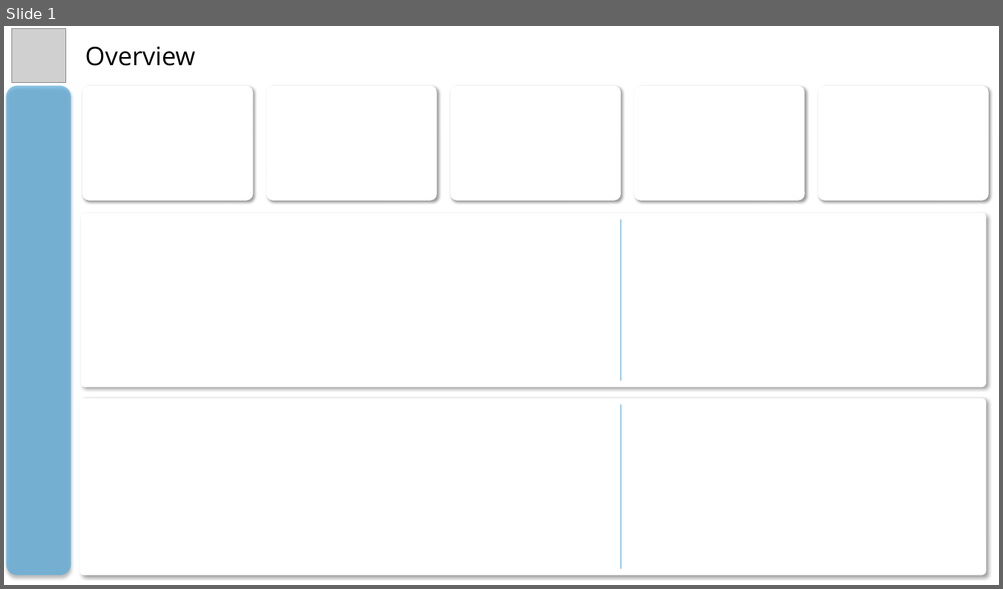
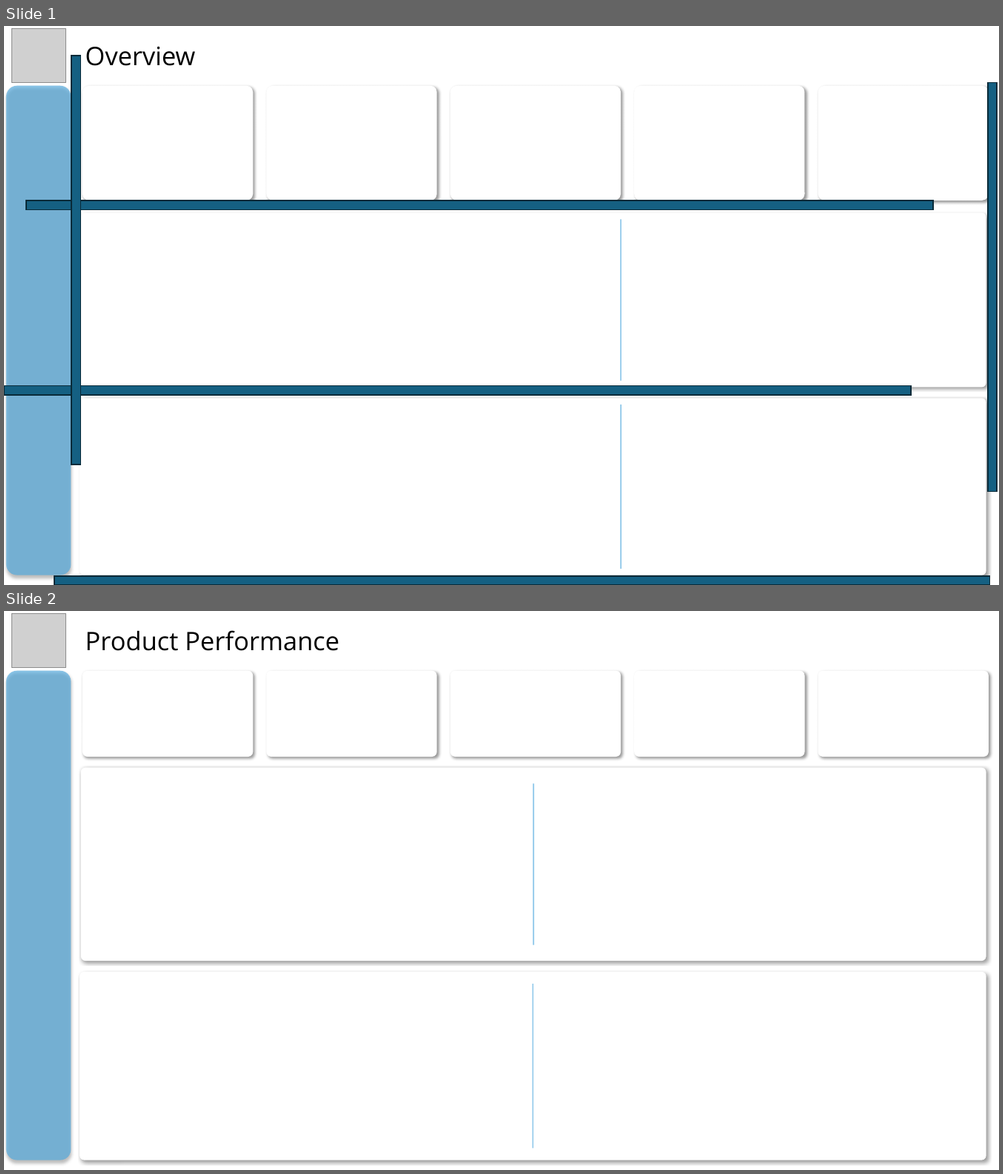
Before and after one commit to MohammadGhanaym/Sales-Logistics-Analytics-DWH, a slide deck: Dashboard Background Design/Dashboard Background Design.pptx. Shown one above the other, each under a label of ours: slide 1 before the commit, slides 1 and 2 after it. The pictures are 1003x589 and 1003x1174 pixels, drawn with LibreOffice and Linux fonts; fonts in the diff are those of the drawing; grey boxes stand for pictures. Boxes give left, top, right and bottom in pixels: in the first picture for what was removed or moved away, otherwise in the second. Text is boxed around its words. In the diff, an @@ line names an element or a change of style, - is before the commit and + after.

Commit message:
Complete Product Page

```diff
--- a/Dashboard Background Design/Dashboard Background Design.pptx
+++ b/Dashboard Background Design/Dashboard Background Design.pptx
@@ slide 2 added at box(4, 611, 999, 1170), background #FFFFFF @@
@@ picture added at box(11, 614, 65, 668) @@
@@ line added from (85, 613) to (85, 653), #FFFFFF 3.75 pt @@
@@ text added at box(85, 630, 339, 651), 32 pt, text #000000 @@
+Product Performance
@@ text added at box(101, 630, 197, 647), 28 pt, text #FFFFFF @@
+Overview
@@ rounded rectangle added at box(6, 671, 71, 1161), fill #4EA8DE at 65% opacity @@
@@ rounded rectangle added at box(82, 671, 253, 757), fill #FFFFFF @@
@@ rounded rectangle added at box(266, 671, 437, 757), fill #FFFFFF @@
@@ rounded rectangle added at box(450, 671, 620, 757), fill #FFFFFF @@
@@ rounded rectangle added at box(634, 671, 805, 757), fill #FFFFFF @@
@@ rounded rectangle added at box(818, 671, 988, 757), fill #FFFFFF @@
@@ rounded rectangle added at box(81, 768, 986, 961), fill #FFFFFF @@
@@ line added from (533, 783) to (533, 945), #4EA8DE 1.5 pt @@
@@ rounded rectangle added at box(79, 972, 986, 1161), fill #FFFFFF @@
@@ line added from (532, 984) to (532, 1149), #4EA8DE 1.5 pt @@
@@ slide 1 changed as well @@
@@ rounded rectangle added at box(71, 56, 81, 465), fill #156082, outline #092A39 1.5 pt @@
@@ rounded rectangle added at box(987, 83, 996, 492), fill #156082, outline #092A39 1.5 pt @@
@@ rounded rectangle added at box(26, 201, 933, 210), fill #156082, outline #092A39 1.5 pt @@
@@ rounded rectangle added at box(4, 386, 910, 395), fill #156082, outline #092A39 1.5 pt @@
@@ rounded rectangle added at box(54, 577, 990, 585), fill #156082, outline #092A39 1.5 pt @@
```
Also in this commit, not shown: 1 other slide changed, 1 other slide added, 9 other files.
